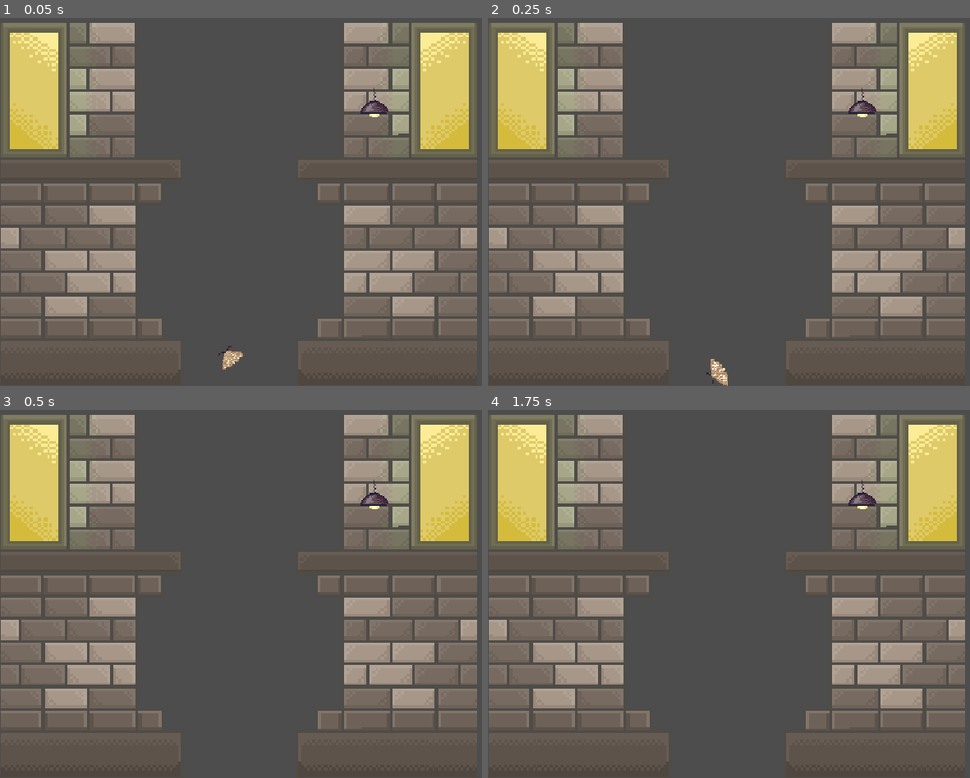
Above: before the commit, frames 1-4 (two rows, left to right).
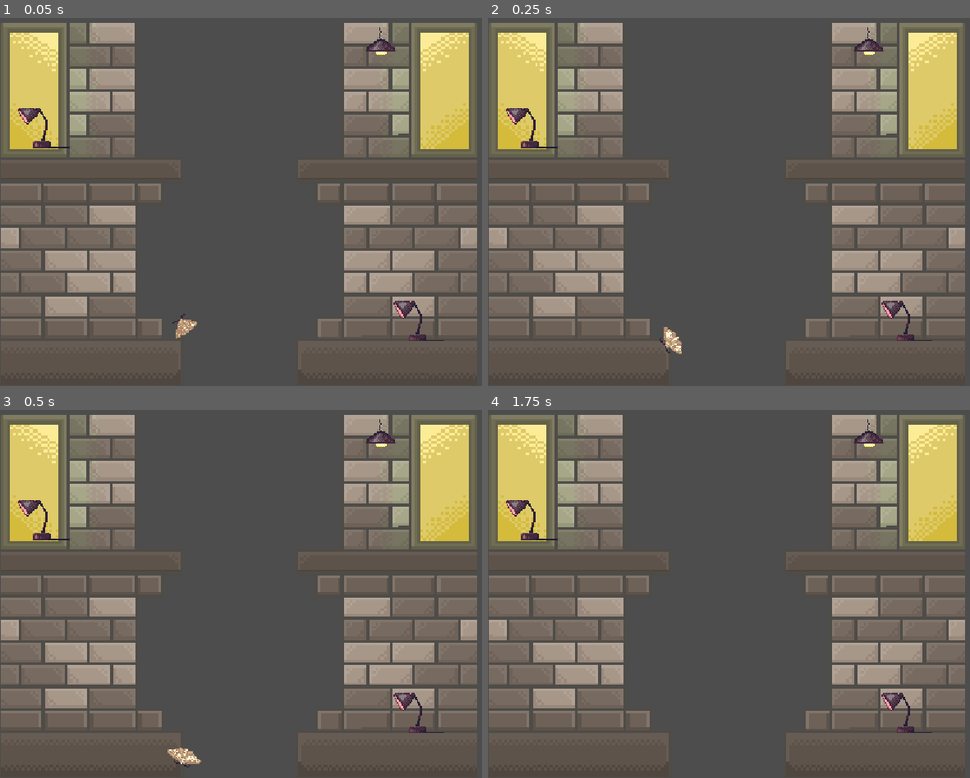
Above: after the commit, the same moments.

Repository: Vsbs14/Moth
Game: Godot game, scene res://Scenes/test.tscn
Same seed, same stepped clock (60 frames per second), same inputs: the game is played once before the commit and once after it.
Inputs:
- Up to frame 1 (0.05 s): no input
- Up to frame 2 (0.25 s): no input
- Up to frame 3 (0.5 s): no input
- Up to frame 4 (1.75 s): hold D (move_right) 0.53-1.28 s; tap Space (resist) at 0.6, 1.35 s; tap Enter at 1.25 s; hold Down (ui_down) from 1.28 s (still down)

The runs differ from the first frame. In frame 1, 1.1% of the frame differs, in the area x 3-93%, y 2-96%; in frame 2, 1.2%, in the area x 3-93%, y 2-100%; in frame 3, 1.0%; in frame 4, 0.8%.

Commit message:
Finished implementing checkpoint lights

Diff:
--- /dev/null
+++ b/moth/Assets/items_lamps_etc/new_atlas_texture.tres
@@ -0,0 +1,8 @@
+[gd_resource type="AtlasTexture" format=3 uid="uid://dj3erewjvik5p"]
+
+[ext_resource type="Texture2D" uid="uid://cs3em36ptpcsx" path="res://Assets/items_lamps_etc/various item sprites.png" id="1_85abr"]
+
+[resource]
+resource_local_to_scene = true
+atlas = ExtResource("1_85abr")
+region = Rect2(83, 150, 45, 35)
--- a/moth/Lights/CheckpointLight.tscn
+++ b/moth/Lights/CheckpointLight.tscn
@@ -1,6 +1,27 @@
 [gd_scene format=3 uid="uid://dq2vqw0fcyoto"]
 
 [ext_resource type="Script" uid="uid://beqwji16rlvnm" path="res://Scripts/checkpoint_light.gd" id="1_k5fso"]
+[ext_resource type="Texture2D" uid="uid://cs3em36ptpcsx" path="res://Assets/items_lamps_etc/various item sprites.png" id="2_5r2mc"]
+[ext_resource type="Texture2D" uid="uid://dj3erewjvik5p" path="res://Assets/items_lamps_etc/new_atlas_texture.tres" id="3_altnr"]
+
+[sub_resource type="AtlasTexture" id="AtlasTexture_vqrm1"]
+atlas = ExtResource("2_5r2mc")
+region = Rect2(83, 150, 45, 35)
+
+[sub_resource type="AtlasTexture" id="AtlasTexture_ob280"]
+atlas = ExtResource("2_5r2mc")
+region = Rect2(19, 150, 45, 35)
+
+[sub_resource type="CircleShape2D" id="CircleShape2D_xux64"]
+radius = 91.13726
 
 [node name="CheckpointLight" type="Area2D" unique_id=1265643818]
 script = ExtResource("1_k5fso")
+red_texture = SubResource("AtlasTexture_vqrm1")
+green_texture = SubResource("AtlasTexture_ob280")
+
+[node name="Sprite2D" type="Sprite2D" parent="." unique_id=259255411]
+texture = ExtResource("3_altnr")
+
+[node name="CollisionShape2D" type="CollisionShape2D" parent="." unique_id=1371450939]
+shape = SubResource("CircleShape2D_xux64")
--- a/moth/Scenes/test.tscn
+++ b/moth/Scenes/test.tscn
@@ -4,6 +4,7 @@
 [ext_resource type="PackedScene" uid="uid://d1edvvvdx7xwu" path="res://Lights/zapper_light.tscn" id="3_qc4db"]
 [ext_resource type="Texture2D" uid="uid://ggy1jcejauqo" path="res://Assets/B1/B1 - Bottom.png" id="3_ys1qc"]
 [ext_resource type="Texture2D" uid="uid://qh6g716ew3gx" path="res://Assets/B1/B1 - Lit Window Variant 1.png" id="4_35xla"]
+[ext_resource type="PackedScene" uid="uid://dq2vqw0fcyoto" path="res://Lights/CheckpointLight.tscn" id="5_35xla"]
 
 [node name="Test" type="Node2D" unique_id=804192344]
 
@@ -32,8 +33,18 @@
 flip_h = true
 
 [node name="Moth" parent="." unique_id=2137123087 instance=ExtResource("2_8od7v")]
-position = Vector2(404, 597)
+position = Vector2(323, 542)
 pull_detect_radius = 200.0
 
 [node name="ZapperLight" parent="." unique_id=1599364450 instance=ExtResource("3_qc4db")]
-position = Vector2(657, 150)
+position = Vector2(668, 42)
+
+[node name="CheckpointLight" parent="." unique_id=1265643818 instance=ExtResource("5_35xla")]
+position = Vector2(735, 534)
+scale = Vector2(2, 2)
+pull_strength = 0.0
+
+[node name="CheckpointLight2" parent="." unique_id=1583551371 instance=ExtResource("5_35xla")]
+position = Vector2(77, 194)
+scale = Vector2(2, 2)
+pull_strength = 0.0
--- a/moth/Scripts/moth.gd
+++ b/moth/Scripts/moth.gd
@@ -43,6 +43,8 @@
 var current_altitude := 0.0   # set externally or derived from -global_position.y
 var is_dead := false
 
+var respawn_position: Vector2   # last checkpoint reached; where the moth respawns on death. Defaults to spawn position until a checkpoint is hit.
+
 signal pull_started
 signal pull_ended
 
@@ -52,6 +54,33 @@
 
 func _ready() -> void:
 	add_to_group("moth")
+	respawn_position = global_position
+	# Deferred so it runs after every other node in the scene has finished
+	# its own _ready() -- otherwise, if Moth appears earlier in the scene
+	# tree than the CheckpointLights, they won't have added themselves to
+	# the "lights" group yet and this would silently connect to nothing.
+	call_deferred("_connect_existing_checkpoints")
+
+func _connect_existing_checkpoints() -> void:
+	# Hook up every CheckpointLight already placed in the scene tree at
+	# startup. If checkpoints are spawned dynamically later, call
+	# connect_checkpoint() on them individually instead.
+	var found := 0
+	for node in get_tree().get_nodes_in_group("lights"):
+		if node is CheckpointLight:
+			connect_checkpoint(node)
+			found += 1
+	print("[CHECKPOINT] connected to ", found, " checkpoint(s) in scene")
+
+func connect_checkpoint(checkpoint: CheckpointLight) -> void:
+	if not checkpoint.checkpoint_reached.is_connected(_on_checkpoint_reached):
+		checkpoint.checkpoint_reached.connect(_on_checkpoint_reached)
+
+func _on_checkpoint_reached(pos: Vector2) -> void:
+	# Most recently activated checkpoint always becomes the anchor -- no
+	# height comparison, just whichever one you hit last.
+	respawn_position = pos
+	print("[CHECKPOINT] respawn point set -> ", pos)
 
 func _physics_process(delta: float) -> void:
 	if is_dead:
@@ -290,5 +319,15 @@
 	is_dead = true
 	velocity = Vector2.ZERO
 	sprite.play("death") if sprite.sprite_frames.has_animation("death") else sprite.stop()
-	get_tree().quit()  # TEMP: quit immediately on death for testing; swap for a proper respawn/game-over screen later
-	# GameState.respawn_at_checkpoint() or similar goes here
+	print("[DEATH] respawning at ", respawn_position)
+	await get_tree().create_timer(0.6).timeout   # brief pause so the death pose/anim actually reads before snapping back
+	_respawn()
+
+func _respawn() -> void:
+	global_position = respawn_position
+	velocity = Vector2.ZERO
+	resist_charge = 0.0
+	is_being_pulled = false
+	pull_exposure_time = 0.0
+	is_dead = false
+	sprite.play("flutter")
Binary file added: moth/Assets/items_lamps_etc/various item sprites.png
Not shown, changed: moth/Assets/items_lamps_etc/various item sprites.png.import
Binary file removed: moth/Assets/various item sprites.png
